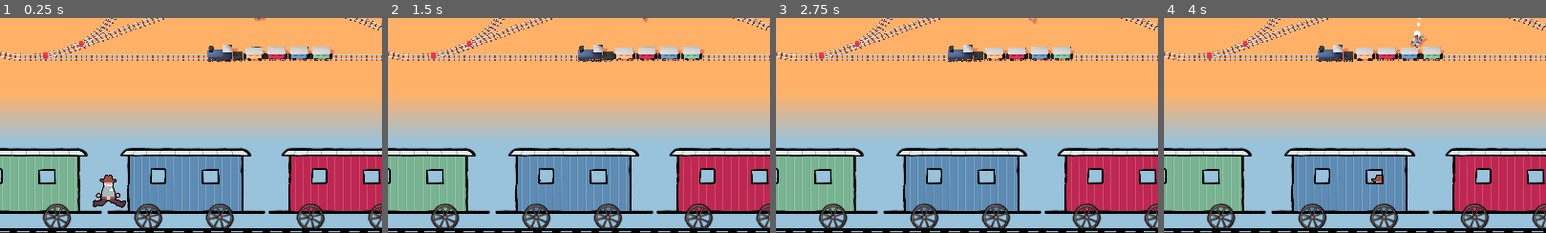
Above: before the commit, frames 1-4 (left to right).
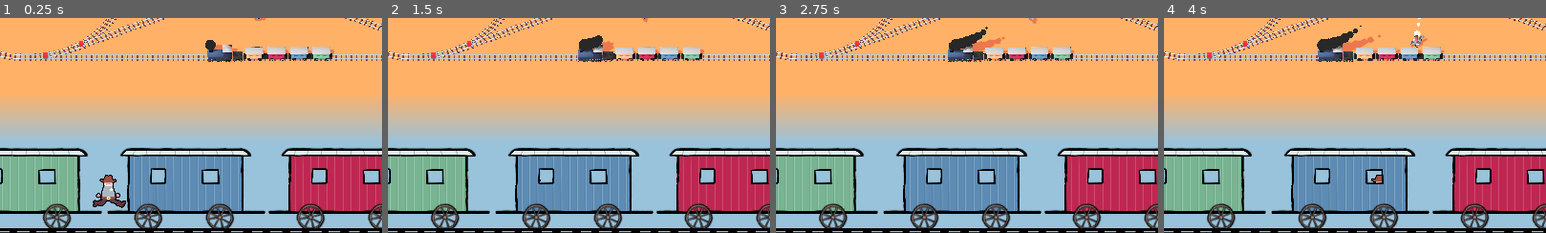
Above: after the commit, the same moments.

Repository: Miltage/train-heist
Game: Godot game, scene res://scenes/main.tscn
Two runs of this game, one before a commit and one after it. Both use one fixed random seed, a clock stepped at 60 frames per second and the inputs below.
Inputs (mouse positions are % of the whole screen's width and height, from its top left):
- Up to frame 1 (0.25 s): no input
- Up to frame 2 (1.5 s): move the mouse to (72, 45) at 0.52 s; hold D (steer_right) 0.53-1.28 s; click (72, 45) at 0.6 s; tap Space (jump) at 0.77 s; move the mouse to (30, 55) at 1.27 s; hold S (move_backward) from 1.28 s (still down); click (30, 55) at 1.35 s
- Up to frame 3 (2.75 s): tap Space (jump) at 1.52 s; move the mouse to (60, 28) at 2.02 s; release S (move_backward) at 2.03 s; hold D (steer_right) from 2.03 s (still down); click (60, 28) at 2.1 s
- Up to frame 4 (4 s): move the mouse to (45, 70) at 2.77 s; release D (steer_right) at 2.78 s; hold W (move_forward) 2.78-3.53 s; click (45, 70) at 2.85 s; tap Space (jump) at 3.02, 3.77 s; move the mouse to (80, 65) at 3.52 s; hold A (steer_left) from 3.53 s (still down); click (80, 65) at 3.6 s
The pictures show only the part of the screen within x 15-65%, y 46-96%; the shares and areas given below are measured in that part.

The runs differ from the first frame. In frame 1, 0.1% of the frame differs, in the area x 53-59%, y 10-16%; in frame 2, 0.4%; in frame 3, 0.7%; in frame 4, 0.8%, in the area x 40-57%, y 3-16%.

Commit message:
Add smoke to train

Diff:
--- a/scenes/train.tscn
+++ b/scenes/train.tscn
@@ -25,6 +25,16 @@
 
 [sub_resource type="StandardMaterial3D" id="StandardMaterial3D_flq6t"]
 albedo_color = Color(0.141176, 0.168627, 0.290196, 1)
+
+[sub_resource type="StandardMaterial3D" id="StandardMaterial3D_1caxn"]
+shading_mode = 0
+albedo_color = Color(0.162066, 0.162066, 0.162066, 1)
+
+[sub_resource type="SphereMesh" id="SphereMesh_muh0j"]
+
+[sub_resource type="Curve" id="Curve_muh0j"]
+_data = [Vector2(0, 0), 0.0, 0.0, 0, 0, Vector2(0.0780142, 0.905109), 0.0, 0.0, 0, 0, Vector2(1, 0), -2.56216, 0.0, 0, 0]
+point_count = 3
 
 [node name="Train" type="Node3D"]
 script = ExtResource("1_d43s7")
@@ -80,6 +90,10 @@
 transform = Transform3D(1, 0, 0, 0, 1, 0, 0, 0, 1, -2.50917, -0.0306017, -0.0309942)
 startingOffset = 18.0
 
+[node name="carriage" parent="Locomotive" index="4"]
+transform = Transform3D(-1.09278e-08, 0, -0.3, 0, 0.3, 0, 0.25, 0, -1.31134e-08, -0.807585, 0.116232, 0.0387692)
+visible = false
+
 [node name="locomotive" parent="Locomotive" instance=ExtResource("4_muh0j")]
 transform = Transform3D(-1.31134e-08, 0, -0.3, 0, 0.3, 0, 0.3, 0, -1.31134e-08, -3.27102, 0.123605, 0)
 
@@ -87,9 +101,14 @@
 surface_material_override/2 = SubResource("StandardMaterial3D_xwl36")
 surface_material_override/3 = SubResource("StandardMaterial3D_flq6t")
 
-[node name="carriage" parent="Locomotive" index="5"]
-transform = Transform3D(-1.09278e-08, 0, -0.3, 0, 0.3, 0, 0.25, 0, -1.31134e-08, -0.807585, 0.116232, 0.0387692)
-visible = false
+[node name="SmokeStack" type="CPUParticles3D" parent="."]
+transform = Transform3D(1, 0, 0, 0, 1, 0, 0, 0, 1, -1.89252, 1.47675, 0)
+material_override = SubResource("StandardMaterial3D_1caxn")
+lifetime = 3.0
+mesh = SubResource("SphereMesh_muh0j")
+gravity = Vector3(0, 0.5, 0)
+scale_amount_min = 0.8
+scale_amount_curve = SubResource("Curve_muh0j")
 
 [connection signal="timeout" from="StopWait" to="." method="_on_stop_wait_timeout"]
 
--- a/scripts/Train.gd
+++ b/scripts/Train.gd
@@ -41,6 +41,8 @@
 	for car in _cars:
 		car.speed = speed
 
+	$SmokeStack.position = $Locomotive.position + Vector3(0, 1.4, 0) + $Locomotive.basis.x * 0.7
+
 func _on_player_boarded() -> void:
 	player_boarded.emit()
 
Not shown: 2 places in scenes/train.tscn that only renumber resources
